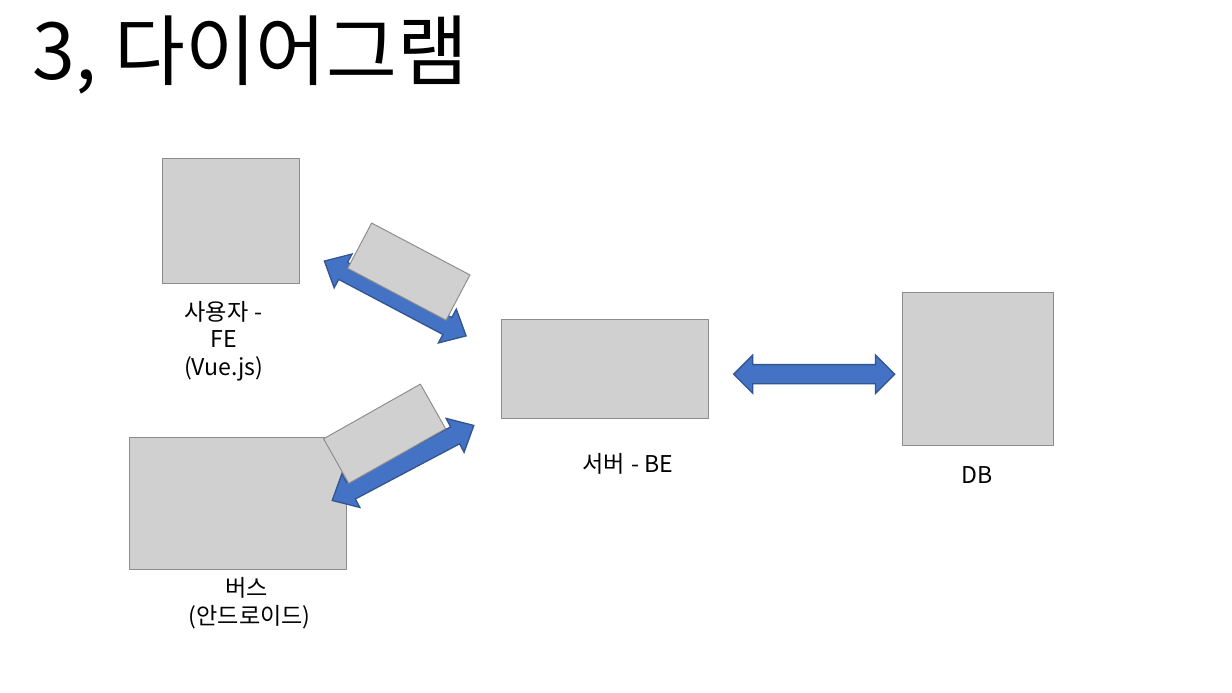
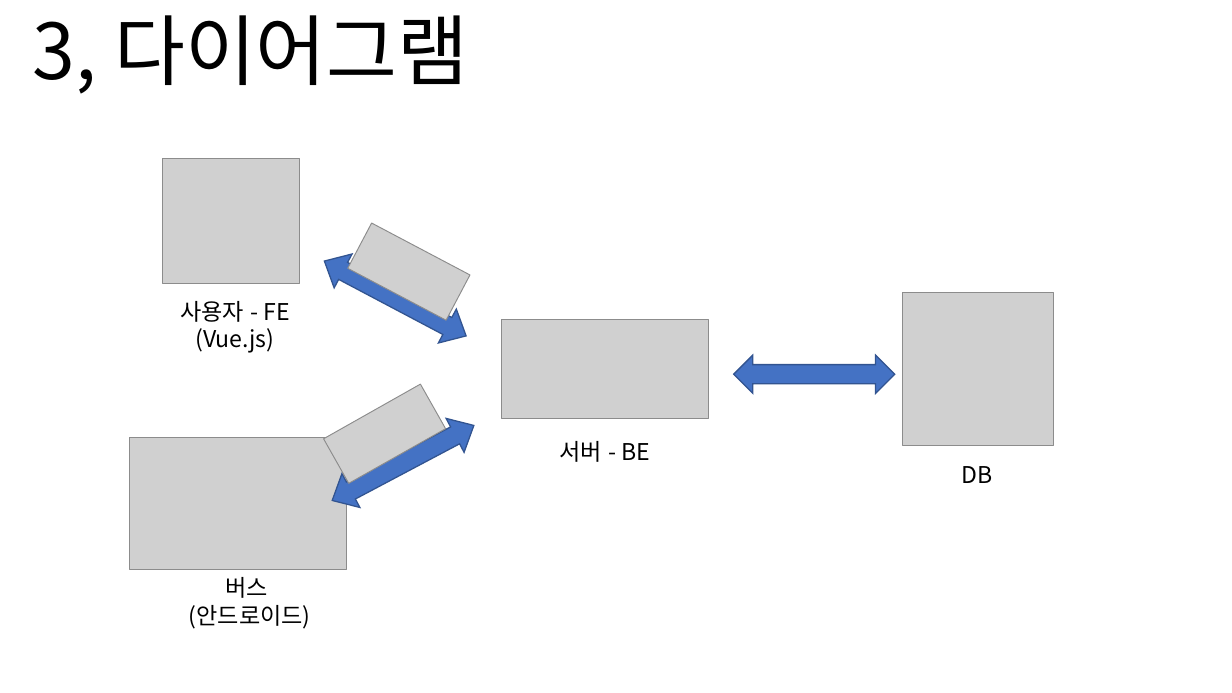
Before and after one commit to juhwanHeo/BusLocationTracker, a slide deck: slide 4 of 0.project/ppt/클라우드컴퓨팅_텀프로젝트_pptx_20185304_허주환.pptx. Drawn at 1232x693 pixels with LibreOffice and Linux fonts; fonts in the diff are those of the drawing; grey boxes stand for pictures. Boxes give left, top, right and bottom in pixels: in the first picture for what was removed or moved away, otherwise in the second. Text is boxed around its words. In the diff, an @@ line names an element or a change of style, - is before the commit and + after.

```diff
--- a/0.project/ppt/클라우드컴퓨팅_텀프로젝트_pptx_20185304_허주환.pptx
+++ b/0.project/ppt/클라우드컴퓨팅_텀프로젝트_pptx_20185304_허주환.pptx
@@ text "사용자 - FE (Vue.js)" rewrapped from <box>184,301,263,381</box> to <box>180,301,289,353</box> @@
@@ text "서버 - BE": place and size @@
-text "서버 - BE" at <box>582,453,673,474</box>
+text "서버 - BE" at <box>559,441,650,462</box>
```
Also in this commit, not shown: 2 other slides changed, 1 other file.
